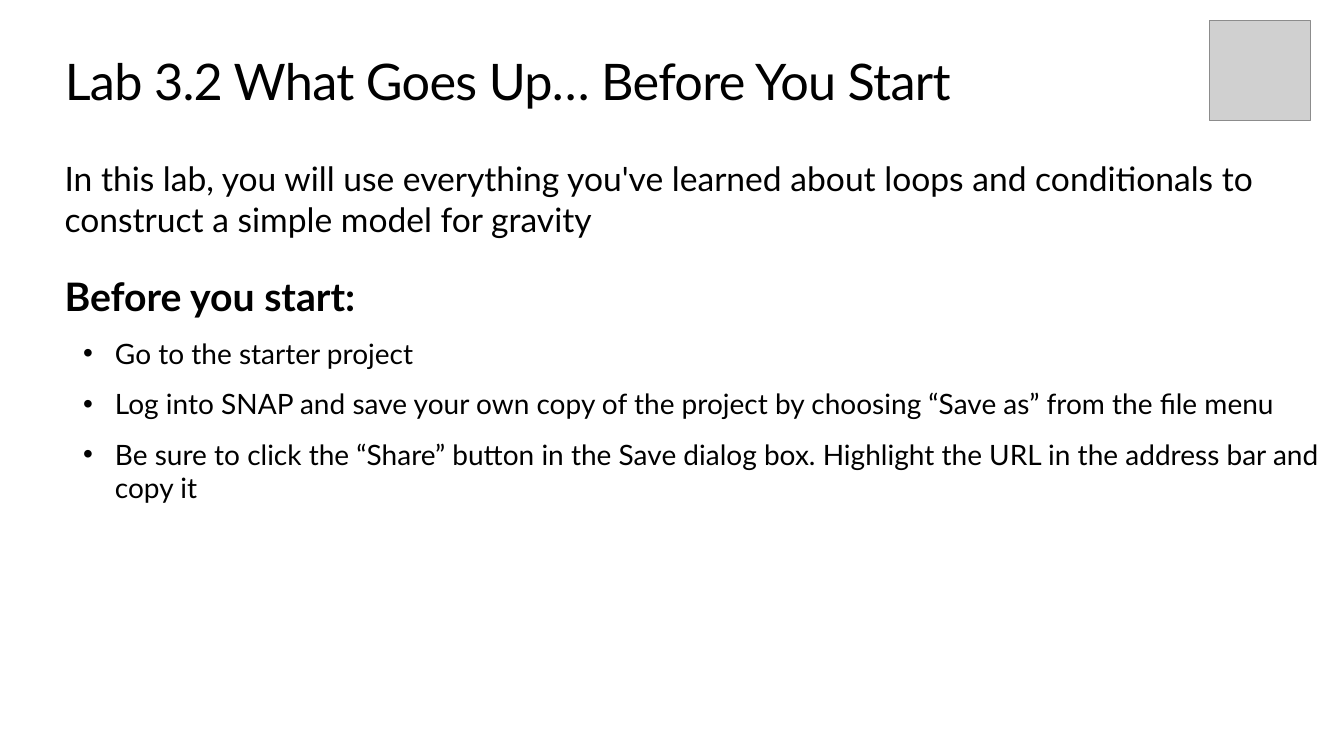
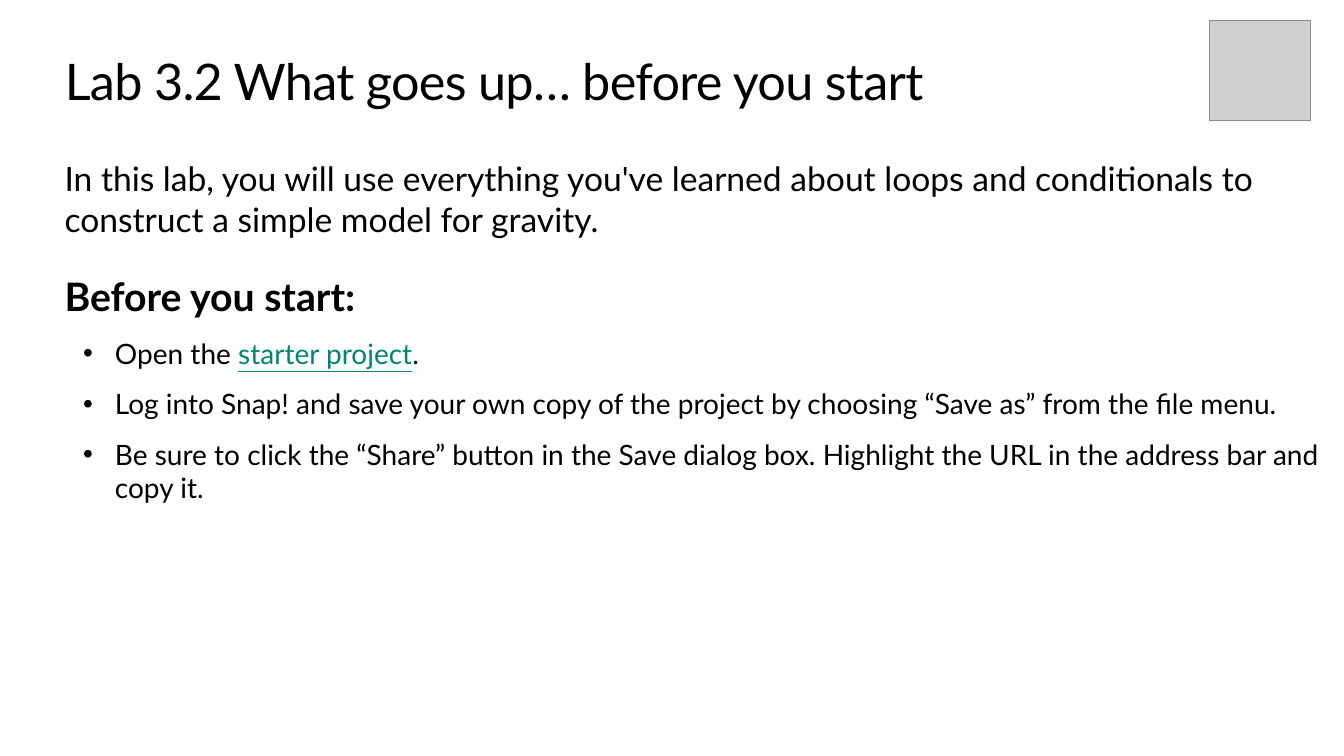
Before and after one commit to TEALSK12/introduction-to-computer-science, a slide deck: slide 7 of docs/slidedecks/TEALS SNAP 3.2.pptx. Drawn at 1344x756 pixels with LibreOffice and Linux fonts; fonts in the diff are those of the drawing; grey boxes stand for pictures; background and template pictures are left out. Boxes give left, top, right and bottom in pixels: in the first picture for what was removed or moved away, otherwise in the second. Text is boxed around its words. In the diff, an @@ line names an element or a change of style, - is before the commit and + after.

```diff
--- a/docs/slidedecks/TEALS SNAP 3.2.pptx
+++ b/docs/slidedecks/TEALS SNAP 3.2.pptx
@@ title at box(65, 63, 923, 109): text changed @@
-Lab 3.2 What Goes Up… Before You Start
+Lab 3.2 What goes up… before you start
@@ text at box(65, 166, 1253, 238): text changed @@
-In this lab, you will use everything you've learned about loops and conditionals to construct a simple model for gravity
+In this lab, you will use everything you've learned about loops and conditionals to construct a simple model for gravity.
@@ text at box(115, 343, 1318, 503): text changed @@
-• Go to the starter project
-• Log into SNAP and save your own copy of the project by choosing “Save as” from the file menu
-• Be sure to click the “Share” button in the Save dialog box. Highlight the URL in the address bar and copy it
+• Open the starter project.
+• Log into Snap! and save your own copy of the project by choosing “Save as” from the file menu.
+• Be sure to click the “Share” button in the Save dialog box. Highlight the URL in the address bar and copy it.
```
Also in this commit, not shown: 7 other slides changed, 28 other files.
